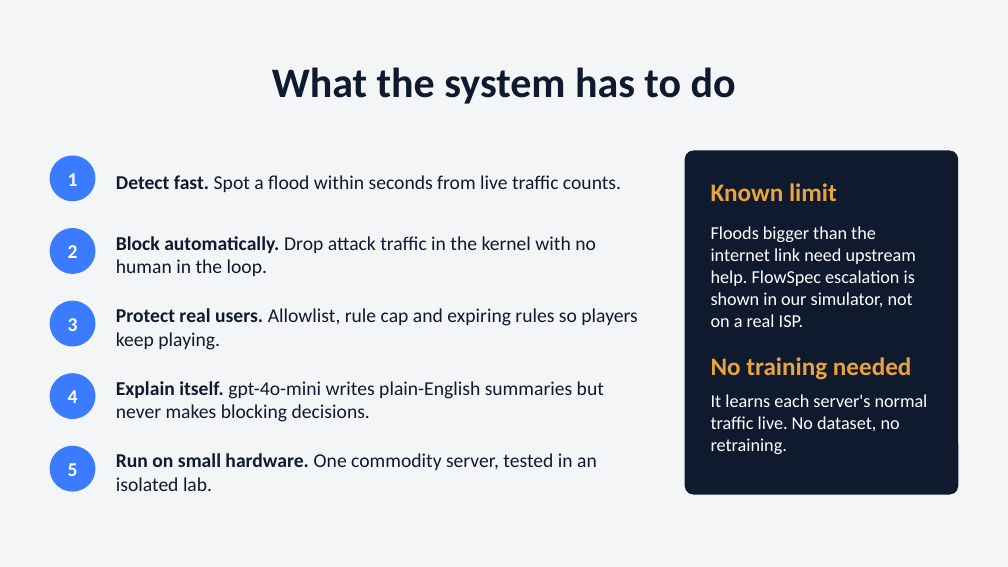
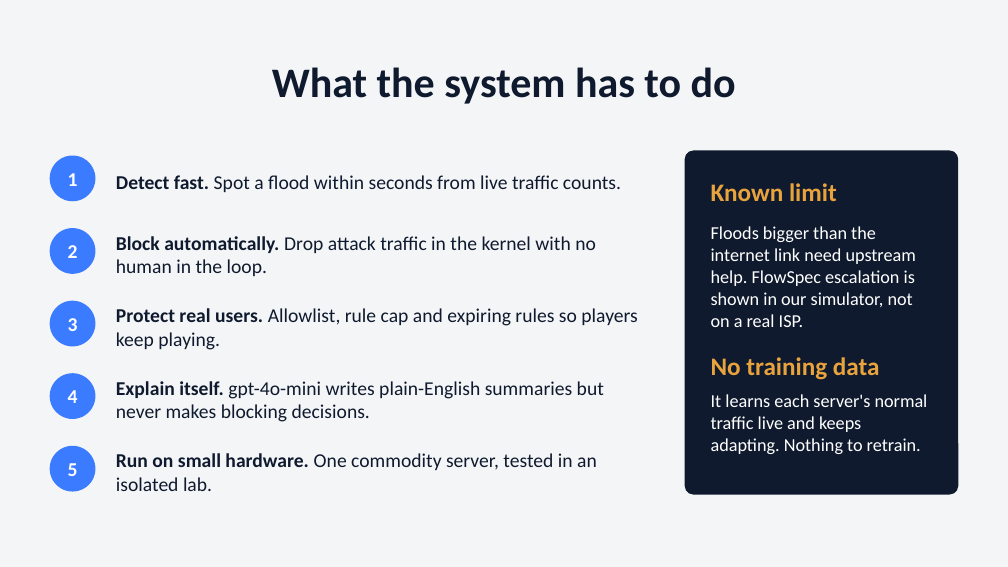
Before and after one commit to SushrithKbtech/shieldwall, a slide deck: slide 3 of docs/ShieldWall_presentation.pptx. Drawn at 1008x567 pixels with LibreOffice and Linux fonts; fonts in the diff are those of the drawing. Boxes give left, top, right and bottom in pixels: in the first picture for what was removed or moved away, otherwise in the second. Text is boxed around its words. In the diff, an @@ line names an element or a change of style, - is before the commit and + after.

Commit message:
Real captures through the real kernel, held-out test, second review fixes
- tests/xdp_replay_test.sh: replays a real attack capture through the XDP
  program with the live control loop; DNS and multi-vector captures:
  98.5% and 99.1% of packets dropped by the kernel, 0 player packets
- Held-out test, run once on frozen code: 5 unseen public captures and
  3 unseen CIC-DDoS2019 files (5 of 8 caught; one real miss, TCP SYN-ACK
  reflection), plus the LLM on unseen incidents
- Every reflection port gets a rule once amplification is confirmed
- XDP blocklist checked before the TCP/UDP branch (covers every protocol),
  entries expire in the kernel, optional per-source rate limit
- A heavy hitter talking to the game ports is rate-limited, not blocked
  (possible shared address); sources trusted only after 5 calm seconds
- Live loop refactored into LiveLoop; wording fixed in README, slides and
  the talk script (same-model judge, CIC caveats, throughput, held-out)

```diff
--- a/docs/ShieldWall_presentation.pptx
+++ b/docs/ShieldWall_presentation.pptx
@@ text at (x1=711, y1=357, x2=928, y2=454): text changed @@
-No training needed
-It learns each server's normal traffic live. No dataset, no retraining.
+No training data
+It learns each server's normal traffic live and keeps adapting. Nothing to retrain.
```
Also in this commit, not shown: 2 other slides changed, 38 other files.
